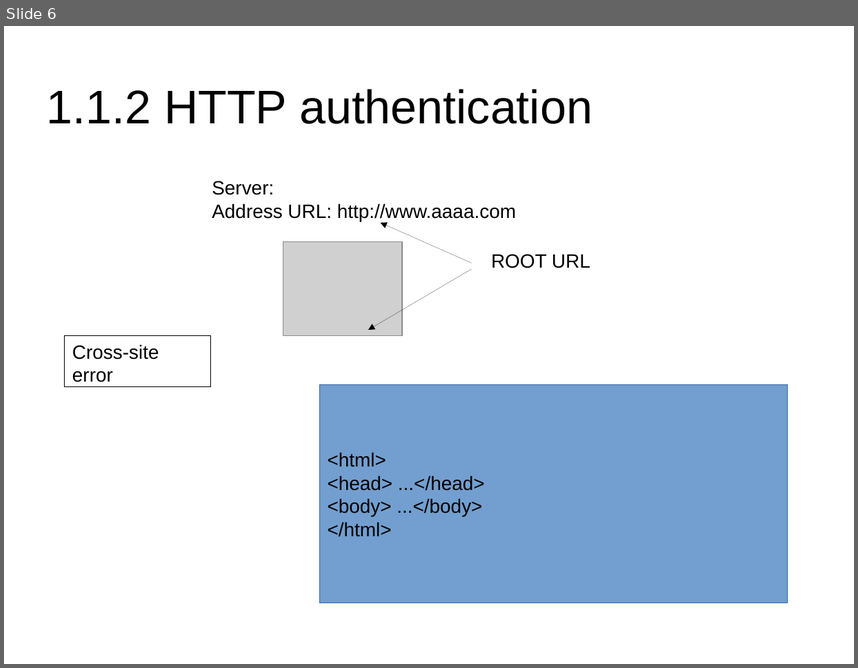
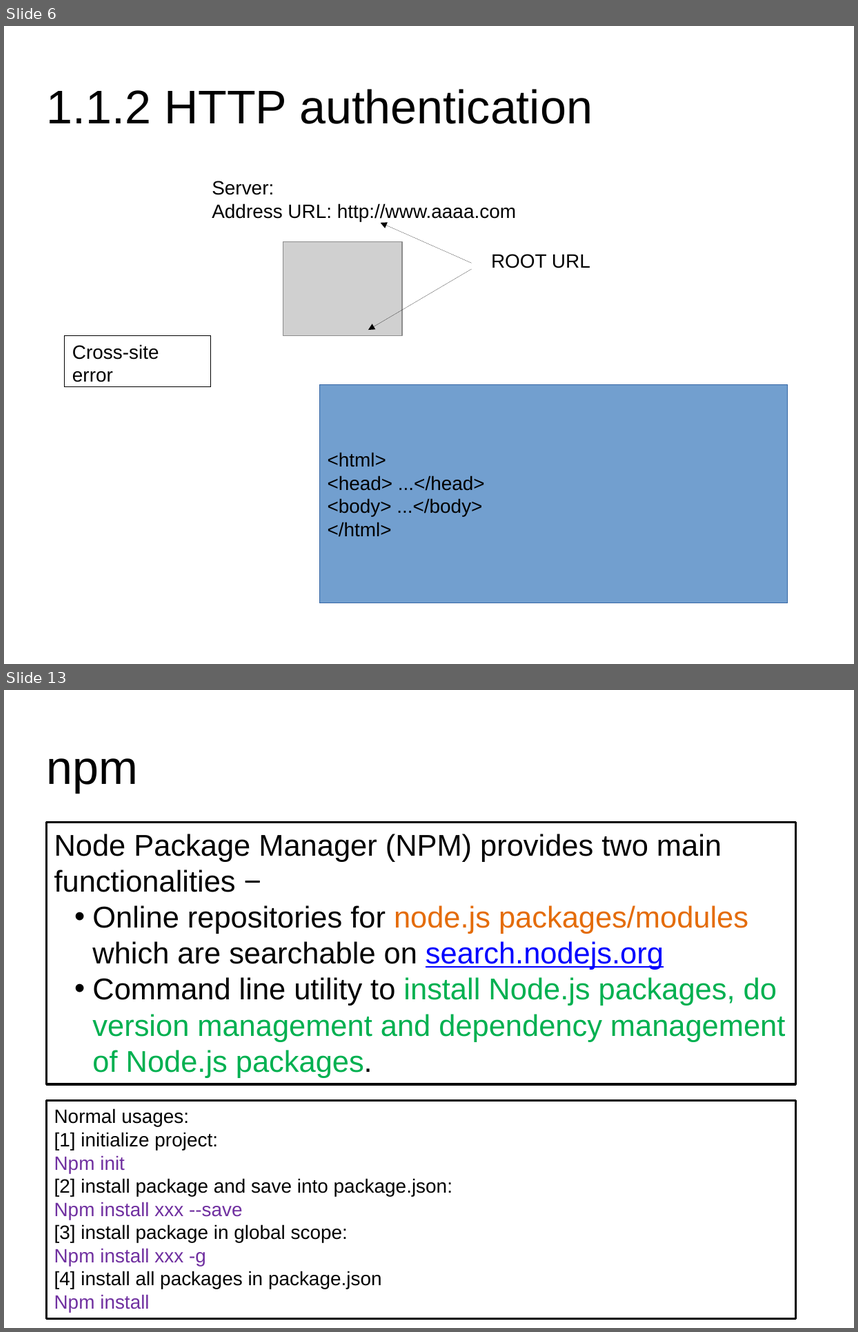
Before and after one commit to masterfish2015/my_project, a slide deck: teaching/javascript_html_server_and_client.pptx. Shown one above the other, each under a label of ours: slide 6 before the commit, slides 6 and 13 after it; the slides between them are not shown. The pictures are 858x668 and 858x1332 pixels, drawn with LibreOffice and Linux fonts; fonts in the diff are those of the drawing; grey boxes stand for pictures. Boxes give left, top, right and bottom in pixels: in the first picture for what was removed or moved away, otherwise in the second. Text is boxed around its words. In the diff, an @@ line names an element or a change of style, - is before the commit and + after.

```diff
--- a/teaching/javascript_html_server_and_client.pptx
+++ b/teaching/javascript_html_server_and_client.pptx
@@ slide 13 added at (x1=4, y1=690, x2=854, y2=1328), background #FFFFFF @@
@@ title added at (x1=47, y1=758, x2=139, y2=792), 44 pt, text #000000 @@
+npm
@@ rectangle added at (x1=46, y1=822, x2=796, y2=1084), fill #FFFFFF, outline #000000 2 pt, 28 pt, text #000000 @@
+Node Package Manager (NPM) provides two main functionalities −
+  • Online repositories for node.js packages/modules which are searchable on search.nodejs.org
+  • Command line utility to install Node.js packages, do version management and dependency management of Node.js packages.
@@ rectangle added at (x1=46, y1=1101, x2=796, y2=1319), fill #FFFFFF, outline #000000 2 pt, 18 pt, text #000000 @@
+Normal usages:
+[1] initialize project:
+Npm init
+[2] install package and save into package.json:
+Npm install xxx --save
+[3] install package in global scope:
+Npm install xxx -g
+[4] install all packages in package.json
+Npm install
```
Also in this commit, not shown: 3 slides changed, 52 other slides added, 2 other files.
